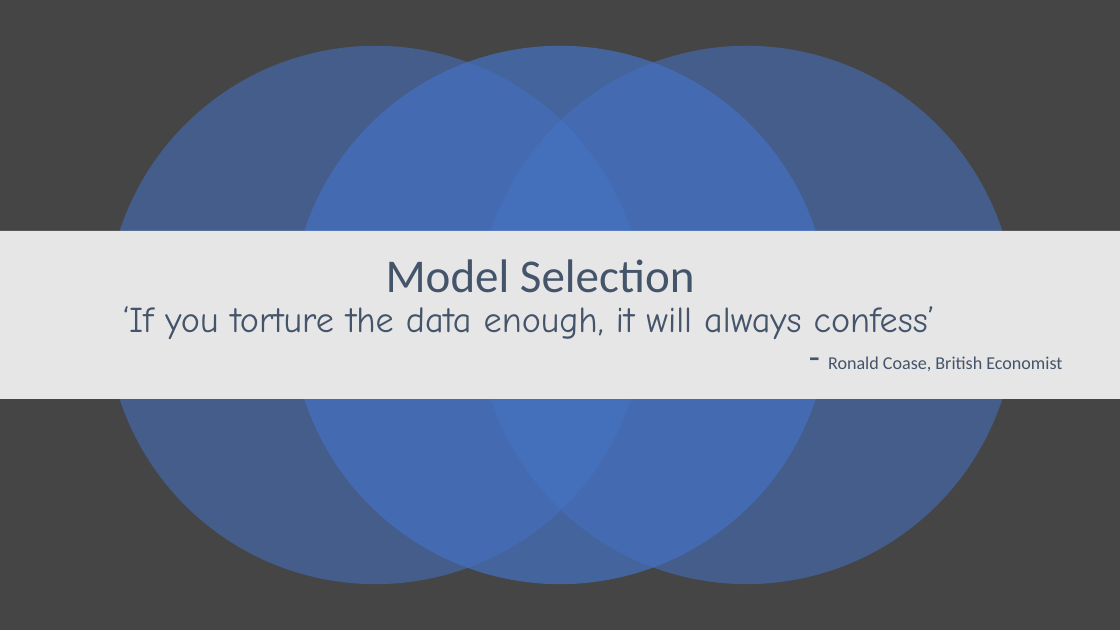
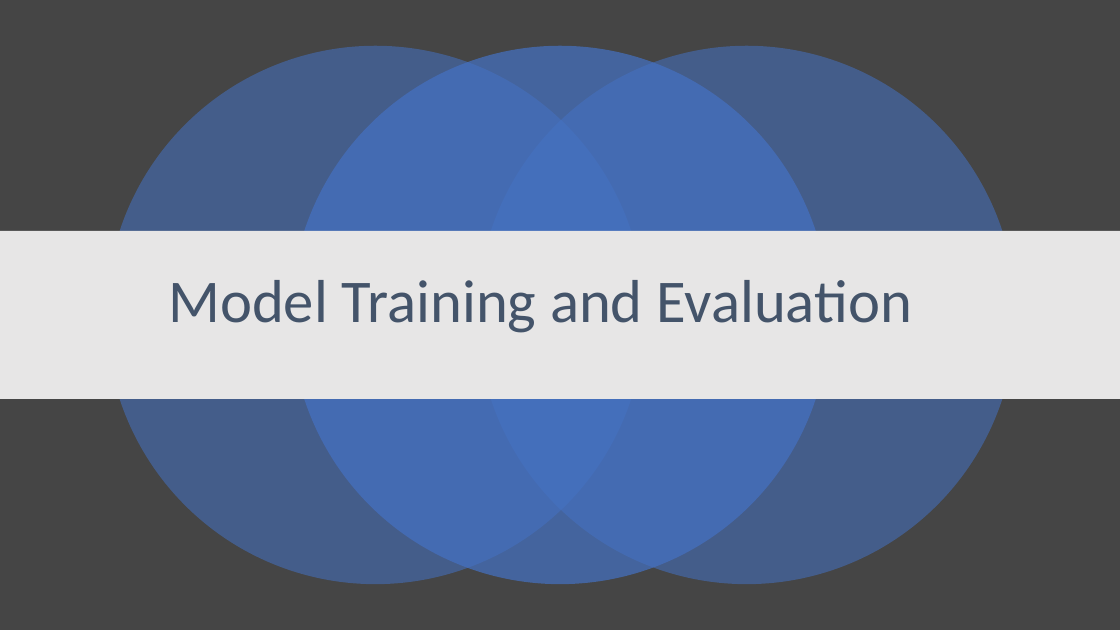
Before and after one commit to manasagodkhindi/AmesHousingPrediction, a slide deck: slide 22 of HousingPricesPresentations.pptx. Drawn at 1120x630 pixels with LibreOffice and Linux fonts; fonts in the diff are those of the drawing. Boxes give left, top, right and bottom in pixels: in the first picture for what was removed or moved away, otherwise in the second. Text is boxed around its words. In the diff, an @@ line names an element or a change of style, - is before the commit and + after.

```diff
--- a/HousingPricesPresentations.pptx
+++ b/HousingPricesPresentations.pptx
@@ text at <box>168,280,912,333</box>: text changed; size 31 to 52 pt; font Comic Neue to Calibri @@
-Model Selection
-‘If you torture the data enough, it will always confess’
-- Ronald Coase, British Economist
+Model Training and Evaluation
```
Also in this commit, not shown: 1 other slide changed, 1 slide added, 1 slide removed, 1 other file.
